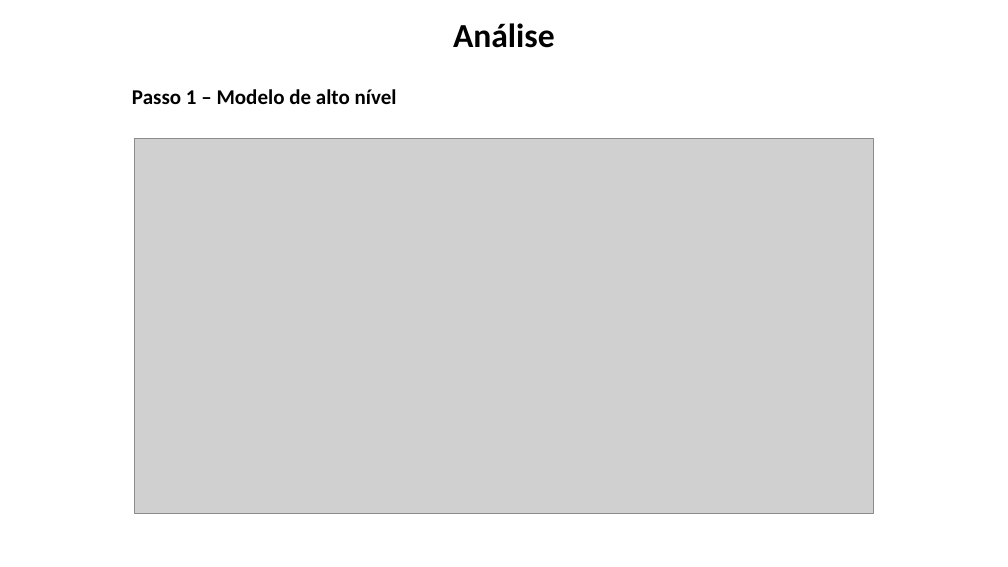
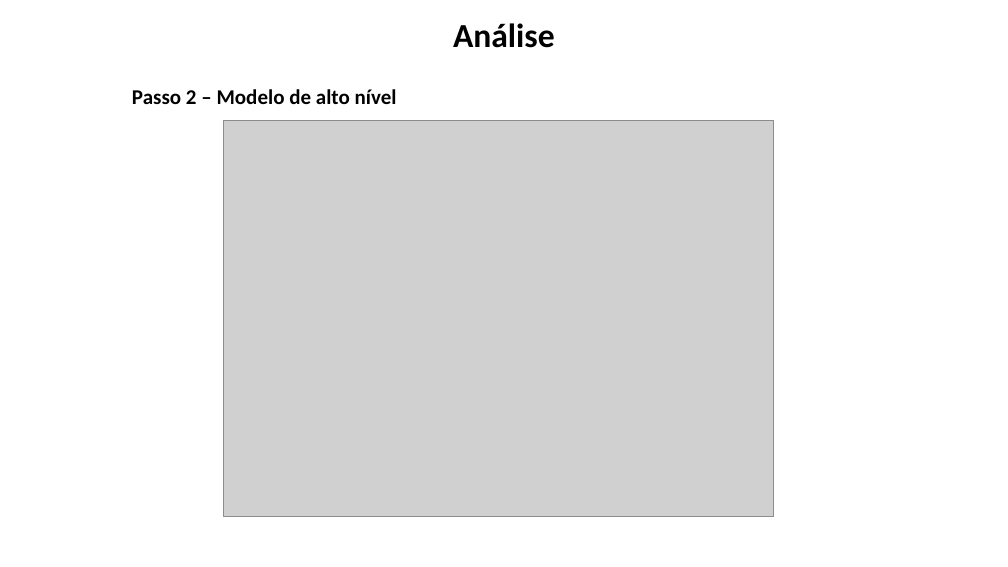
Before and after one commit to dm112-dupla/final-project, a slide deck: slide 6 of Trabalho 1 - DM112.pptx (slide 5 before the commit). Drawn at 1008x567 pixels with LibreOffice and Linux fonts; fonts in the diff are those of the drawing; grey boxes stand for pictures; background and template pictures are left out. Boxes give left, top, right and bottom in pixels: in the first picture for what was removed or moved away, otherwise in the second. Text is boxed around its words. In the diff, an @@ line names an element or a change of style, - is before the commit and + after.

```diff
--- a/Trabalho 1 - DM112.pptx
+++ b/Trabalho 1 - DM112.pptx
@@ text at bbox=[132, 89, 397, 104]: text changed @@
-Passo 1 – Modelo de alto nível
+Passo 2 – Modelo de alto nível
@@ picture: place and size @@
-picture at bbox=[135, 138, 874, 513]
+picture at bbox=[224, 120, 774, 516]
```
Also in this commit, not shown: 3 other slides changed, 11 slides added, 4 slides removed.
